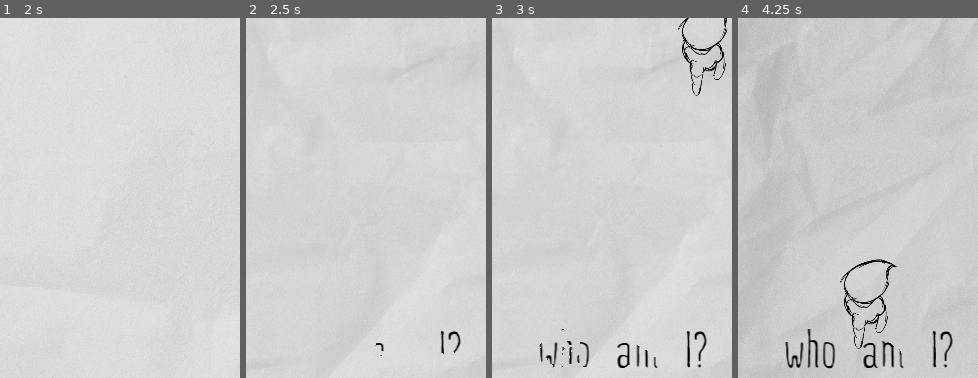
Above: before the commit, frames 1-4 (left to right).
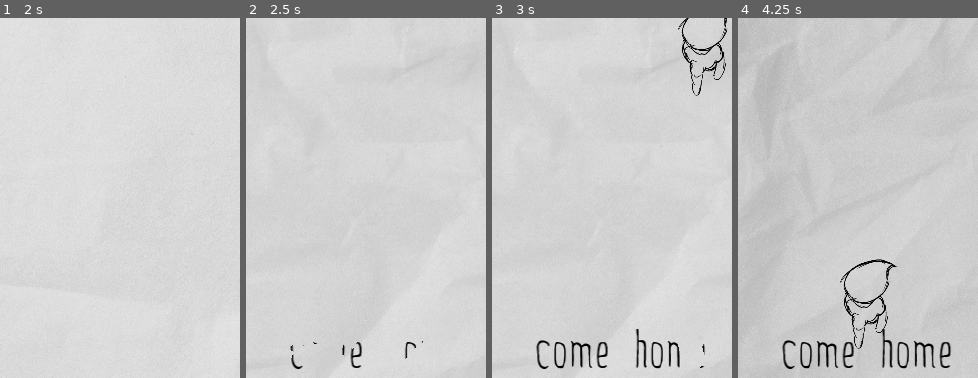
Above: after the commit, the same moments.

Repository: Bbubbee/AVoid
Game: Godot game, scene res://scenes/screens/game_end_screen.tscn
The game is run twice, just before and just after one commit, with the same random seed, the same clock (stepped at 60 frames per second) and the same inputs.
Inputs:
- Up to frame 1 (2 s): click "Start" at 0.5 s; click "Start" at 1.25 s
- Up to frame 2 (2.5 s): tap Enter (enter) at 2 s; hold D (right) from 2.03 s (still down); hold X (secret) from 2.03 s (still down)
- Up to frame 3 (3 s): release D (right) at 2.78 s; release X (secret) at 2.78 s; hold A (left) from 2.78 s (still down); tap Enter (enter) at 2.85 s
- Up to frame 4 (4.25 s): tap X (secret) at 3.05 s; release A (left) at 3.53 s; hold D (right) from 3.53 s (still down); hold X (secret) from 3.53 s (still down)
The pictures show only the part of the screen within x 23-73%, y 3-53%; the shares and areas given below are measured in that part.

Frame 1 is identical in both runs. In frame 2, 0.6% of the frame differs, in the area x 18-90%, y 86-98%; in frame 3, 2.2%; in frame 4, 2.6%.

Commit message:
finished!

Diff:
--- a/scenes/levels/main.tscn
+++ b/scenes/levels/main.tscn
@@ -35,6 +35,18 @@
 offset_bottom = 15.0
 
 [node name="VoidText" parent="Control" instance=ExtResource("3_yt7ng")]
+layout_mode = 1
+anchors_preset = 8
+anchor_left = 0.5
+anchor_top = 0.5
+anchor_right = 0.5
+anchor_bottom = 0.5
+offset_left = -28.5
+offset_top = -8.0
+offset_right = 28.5
+offset_bottom = 8.0
+grow_horizontal = 2
+grow_vertical = 2
 
 [node name="Mother" parent="." instance=ExtResource("3_800ej")]
 
--- a/scenes/people/mother.gd
+++ b/scenes/people/mother.gd
@@ -40,7 +40,7 @@
 		8:
 			spawn_time = 0.2
 		14:
-			spawn_time = 0.15
+			spawn_time = 0.18
 
 ## Spawn a set of children.
 func spawn_children():
--- a/scenes/ui/void_text.gd
+++ b/scenes/ui/void_text.gd
@@ -8,32 +8,41 @@
 
 var black: Color = Color.BLACK
 
+# List of texts.
+var texts = [
+	'who am i?', 'come home', 'where am i?', 'liar', 'it hurts', 'find me', 'i see u'
+]
+
 func _ready() -> void:
 	dissolve = material
 
 	Stats.show_text.connect(_on_show_text)
 	dissolve.set('shader_parameter/value', 0)
 
-	#set_process(false)
-
 func _on_show_text():
-	set_process(true)
+	if not dissolve_in:
+		text = texts.pick_random()
+		timer.start(show_text_time)
+		dissolve_in = true
 
 
-var x: float = 0.0
+var dissolve_status: float = 0.0
+var dissolve_rate: float = 1.5
+var show_text_time: float = 4.2
 
 func _process(delta: float) -> void:
 	if dissolve_in:
-		x = clamp(x+delta/2, 0, 1.0)
-		dissolve.set('shader_parameter/value', x)
+		dissolve_status = clamp(dissolve_status+delta/dissolve_rate, 0, 1.0)
+		dissolve.set('shader_parameter/value', dissolve_status)
 	else:
-		x = clamp(x-delta/2, 0, 1.0)
-		dissolve.set('shader_parameter/value', x)
+		dissolve_status = clamp(dissolve_status-delta/dissolve_rate, 0, 1.0)
+		dissolve.set('shader_parameter/value', dissolve_status)
 
 func _input(event: InputEvent) -> void:
-	if event.is_action_pressed('secret'):
-		timer.start(2.6)
-		dissolve_in = not dissolve_in
+	if event.is_action_pressed('secret') and not dissolve_in:
+		text = texts.pick_random()
+		timer.start(show_text_time)
+		dissolve_in = true
 
 
 func _on_timer_timeout() -> void:
--- a/scenes/ui/void_text.tscn
+++ b/scenes/ui/void_text.tscn
@@ -16,23 +16,17 @@
 
 [node name="VoidText" type="Label"]
 material = SubResource("ShaderMaterial_smljk")
-anchors_preset = 8
-anchor_left = 0.5
-anchor_top = 0.5
-anchor_right = 0.5
-anchor_bottom = 0.5
-offset_left = -28.5
-offset_top = -8.0
-offset_right = 28.5
-offset_bottom = 8.0
-grow_horizontal = 2
-grow_vertical = 2
+offset_right = 57.0
+offset_bottom = 16.0
 theme_override_colors/font_color = Color(0, 0, 0, 1)
 theme_override_colors/font_outline_color = Color(0, 0, 0, 1)
 theme_override_fonts/font = ExtResource("2_1vn3r")
-text = "who am I?"
+text = "liar"
+horizontal_alignment = 1
+vertical_alignment = 1
 script = ExtResource("3_qkara")
 
 [node name="Timer" type="Timer" parent="."]
+wait_time = 3.0
 
 [connection signal="timeout" from="Timer" to="." method="_on_timer_timeout"]
--- a/utils/globals/stats.gd
+++ b/utils/globals/stats.gd
@@ -14,12 +14,17 @@
 		void_score = new_score
 		Events.void_score_increased.emit(void_score)
 
+		# Show void's texts at different times based on the score.
+		if void_score > 300:
+			if void_score % 100 == 0:
+				show_text.emit()
+		else:
+			if void_score % 75 == 0:
+				show_text.emit()
+
 		# Every 25 points increase the difficulty.
 		if void_score % 25 == 0:
-			difficulty += 1
-
-		if void_score % 50 == 0:
-			show_text.emit()
+				difficulty += 1
 
 """
 	Set the difficulty every 25 points.
